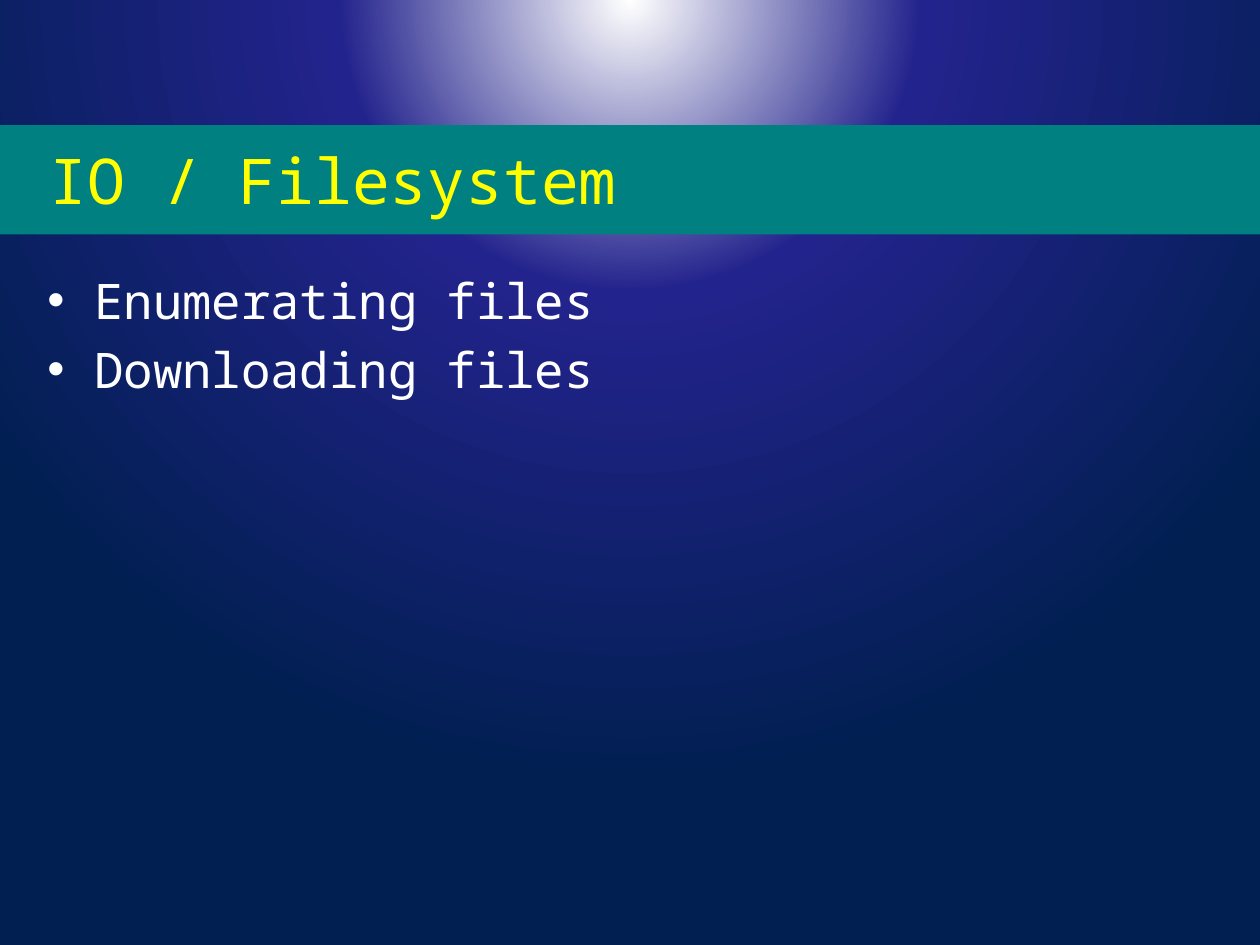
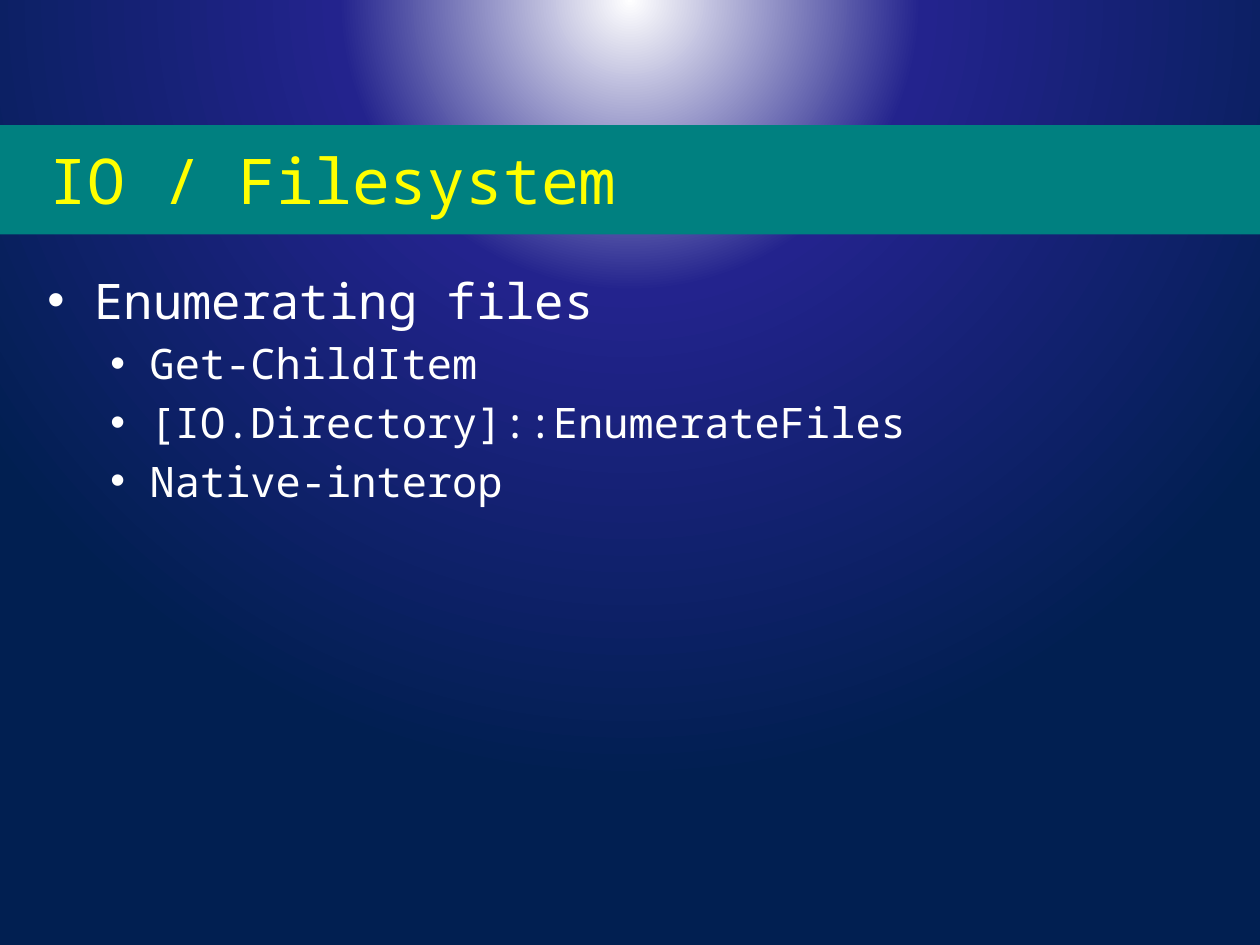
Before and after one commit to powercode/PSConfEU, a slide deck: slide 10 of PSCONFEU_Perf2017.pptx (slide 9 before the commit). Drawn at 1260x945 pixels with LibreOffice and Linux fonts; fonts in the diff are those of the drawing; background and template pictures are left out. Boxes give left, top, right and bottom in pixels: in the first picture for what was removed or moved away, otherwise in the second. Text is boxed around its words. In the diff, an @@ line names an element or a change of style, - is before the commit and + after.

```diff
--- a/PSCONFEU_Perf2017.pptx
+++ b/PSCONFEU_Perf2017.pptx
@@ text at [150, 347, 906, 507]: text changed; size 28 to 24 pt @@
-• Downloading files
+  • Get-ChildItem
+  • [IO.Directory]::EnumerateFiles
+  • Native-interop
```
Also in this commit, not shown: 2 slides added, 1 slide removed, 11 other files.
